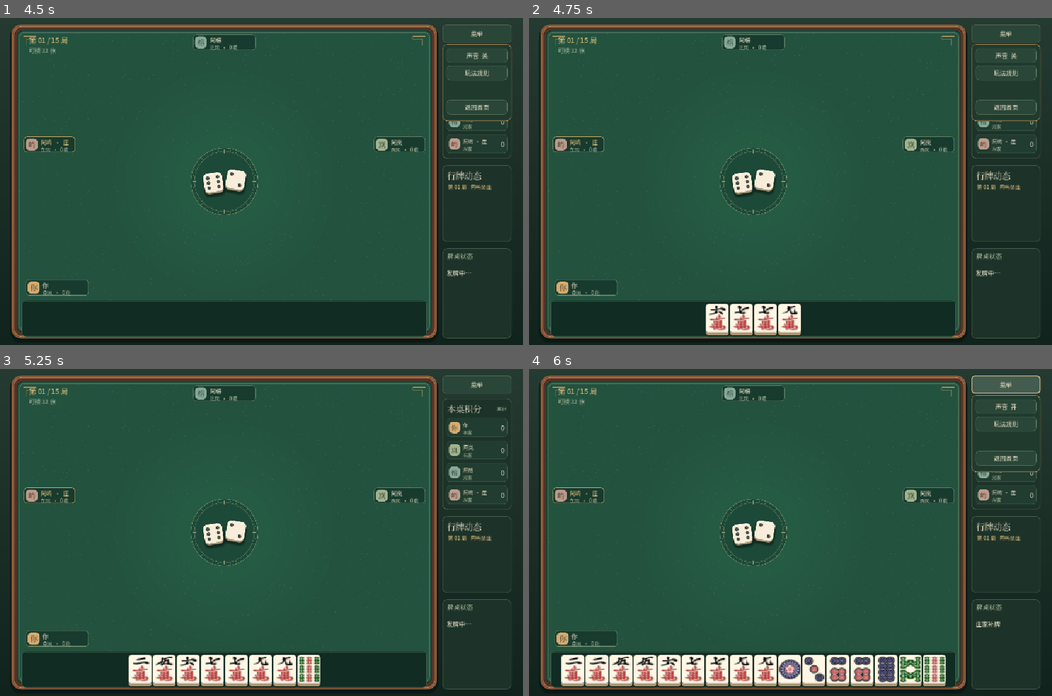
Above: before the commit, frames 1-4 (two rows, left to right).
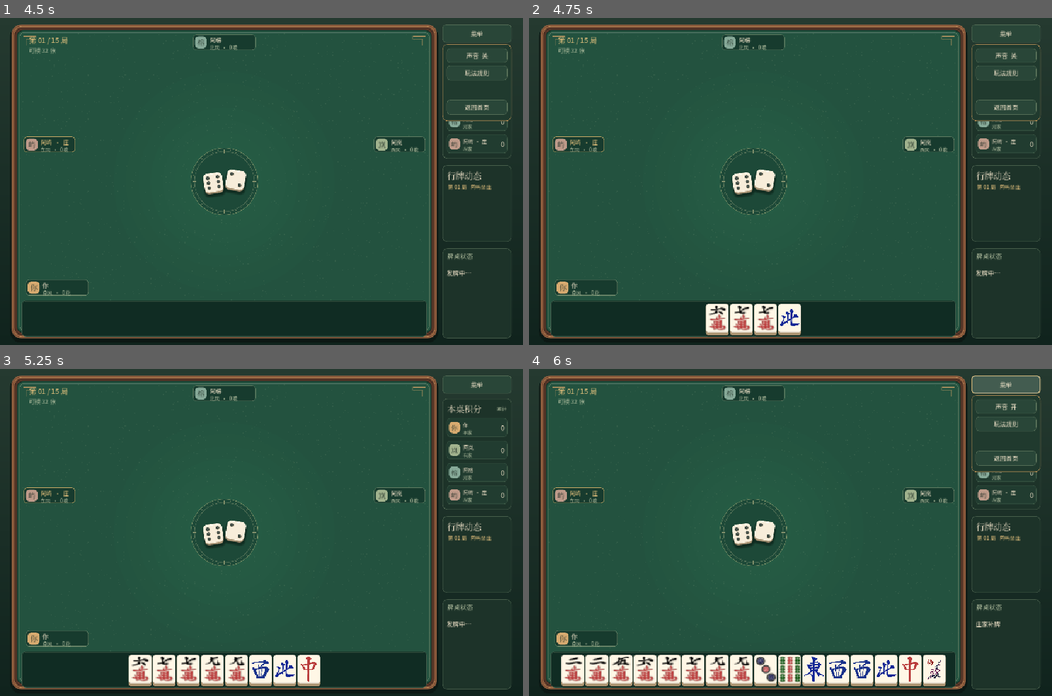
Above: after the commit, the same moments.

Repository: happiness763/fuqing-mahjong
Game: Godot game, scene res://table.tscn
Same seed, same stepped clock (60 frames per second), same inputs: the game is played once before the commit and once after it.
Inputs:
- Up to frame 1 (4.5 s): click "开始游戏" at 0.5 s; click "菜单" at 1.25 s; click "声音 开" at 2 s; click "掷骰" at 2.75 s; click "菜单" at 3.5 s; click "开始发牌" at 4.25 s
- Up to frame 2 (4.75 s): no input
- Up to frame 3 (5.25 s): click "声音 关" at 5 s
- Up to frame 4 (6 s): click "菜单" at 5.75 s

Frame 1 is identical in both runs. In frame 2, 0.2% of the frame differs, in the area x 48-52%, y 88-96%; in frame 3, 0.9%; in frame 4, 2.0%, in the area x 20-80%, y 88-96%.

Commit message:
fix: show the raw dealt hand during the opening animation

Diff:
--- a/godot/scripts/table.gd
+++ b/godot/scripts/table.gd
@@ -1409,6 +1409,9 @@
 	else:
 		hand = view.players[0].hand.duplicate()
 		if intro_visible_hand >= 0:
+			var initial: Array = view.get("deal_initial_hand", [])
+			if not initial.is_empty():
+				hand = initial.duplicate()
 			hand = hand.slice(0, mini(intro_visible_hand, hand.size()))
 		if flower_hold_drawn and view.drawn >= 0:
 			hand.erase(view.drawn)
--- a/godot/tests/desktop_test.gd
+++ b/godot/tests/desktop_test.gd
@@ -228,7 +228,7 @@
 	if desk.draw_flower_active:
 		desk._finish_flower_sequence()
 	desk.game = Game.new(43, 2)
-	desk.game.gold = desk.game.players[0].hand[0]
+	desk.game.gold = desk.game.deal_initial_hands[0][0]
 	desk.game.indicator = desk.game.gold
 	desk.start_intro()
 	check(desk.intro_active() and desk.local_moves().is_empty(), "intro blocks moves")
@@ -259,6 +259,8 @@
 	desk.intro.advance()
 	desk.refresh()
 	check(desk.intro.stage == "gold", "intro reaches the gold reveal")
+	check(desk.human_buttons.any(func(button): return button.number == 27),
+		"the dealing hand shows flowers before replacement")
 	desk.advance_intro()
 	check(desk.flower_active and desk.flower_preview, "opening flower preview starts")
 	check(desk.flower_status_text == "摸到花", "opening flower shows the initial draw")
